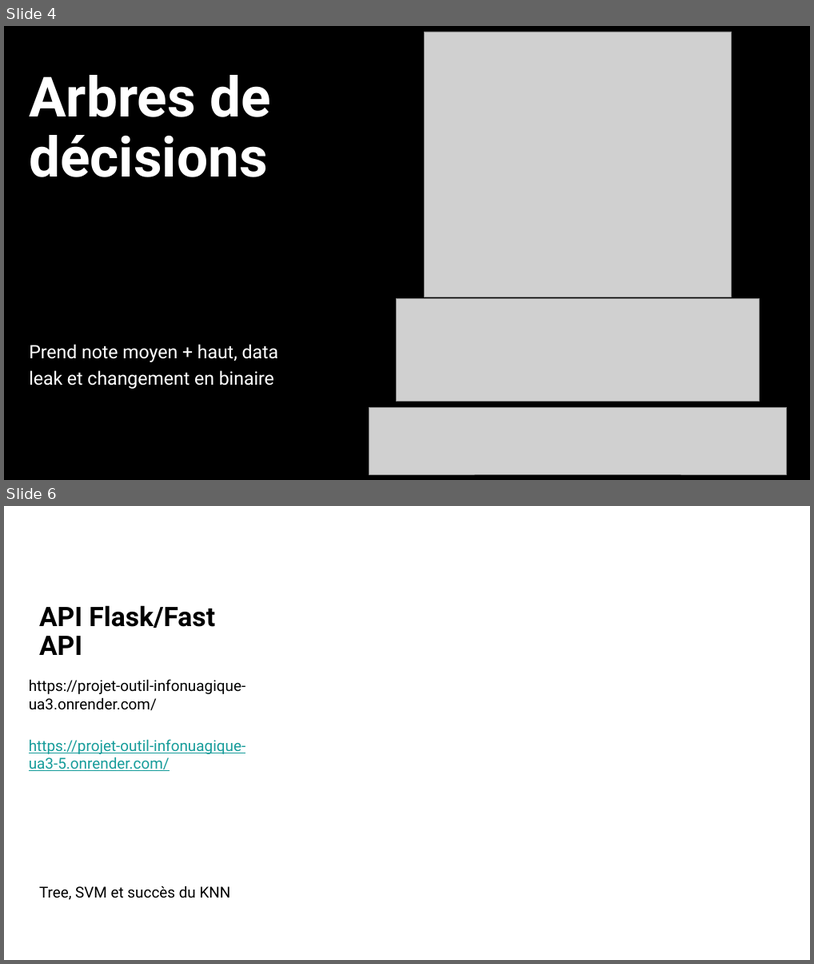
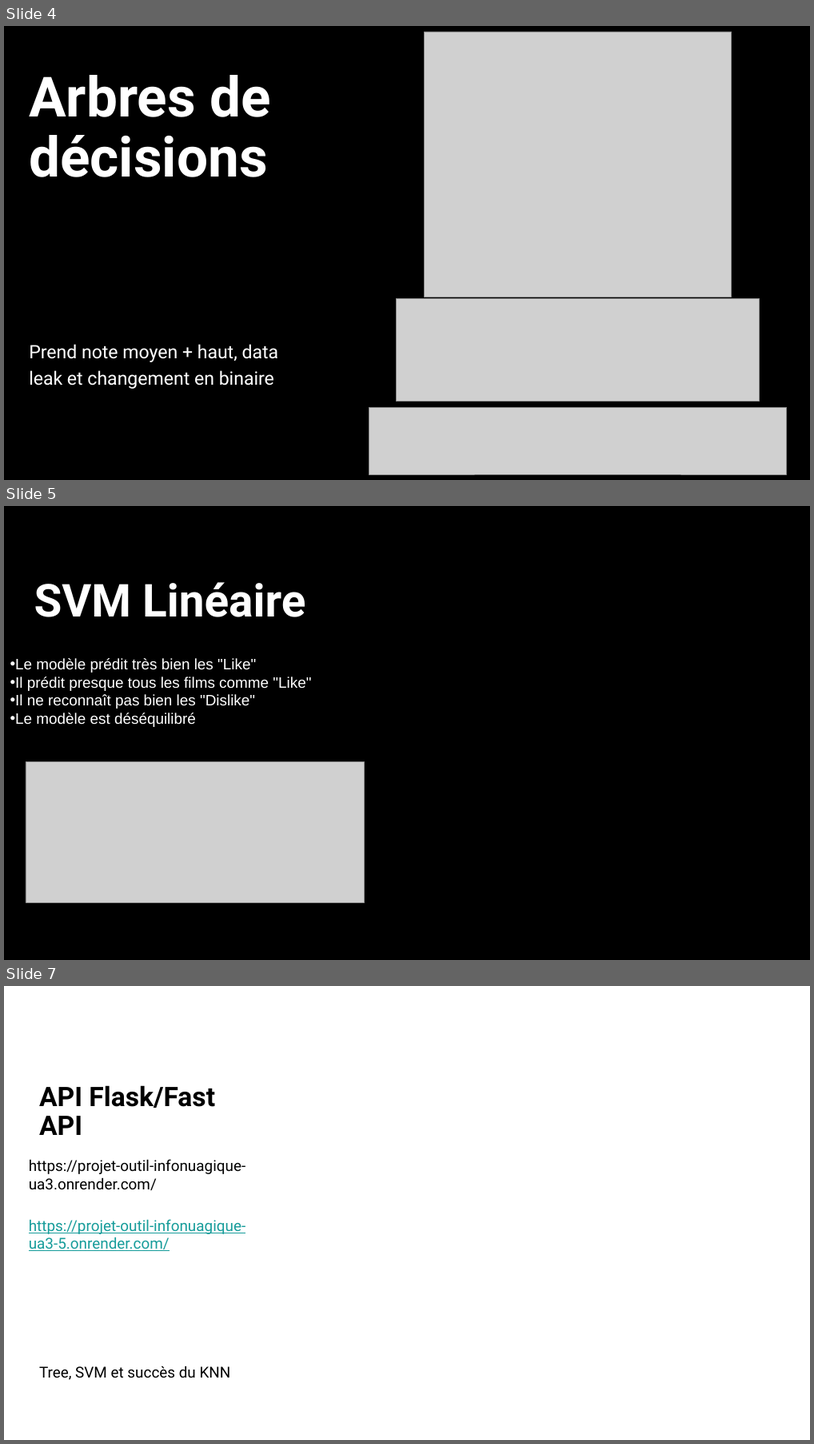
Before and after one commit to seguinx/Movie-Recommendation-System, a slide deck: RecFilmsUA3.pptx. Shown one above the other, each under a label of ours: slides 4 and 6 before the commit, slides 4, 5 and 7 after it; the slides between them are not shown. The pictures are 814x964 and 814x1444 pixels, drawn with LibreOffice and Linux fonts; fonts in the diff are those of the drawing; grey boxes stand for pictures; background and template pictures are left out. Boxes give left, top, right and bottom in pixels: in the first picture for what was removed or moved away, otherwise in the second. Text is boxed around its words. In the diff, an @@ line names an element or a change of style, - is before the commit and + after.

```diff
--- a/RecFilmsUA3.pptx
+++ b/RecFilmsUA3.pptx
@@ slide 5 added at (4,506,810,960), background picture (left out) @@
@@ title added at (34,582,306,617), 54 pt, text #FFFFFF, bold @@
+SVM Linéaire
@@ subtitle added at (10,658,311,727), 18 pt, text #FFFFFF @@
+• Le modèle prédit très bien les "Like"
+• Il prédit presque tous les films comme "Like"
+• Il ne reconnaît pas bien les "Dislike"
+• Le modèle est déséquilibré
@@ picture added at (26,762,365,902) @@
@@ what was slide 6 is now slide 7 @@
```
Also in this commit, not shown: 1 other slide added, 1 slide removed.
